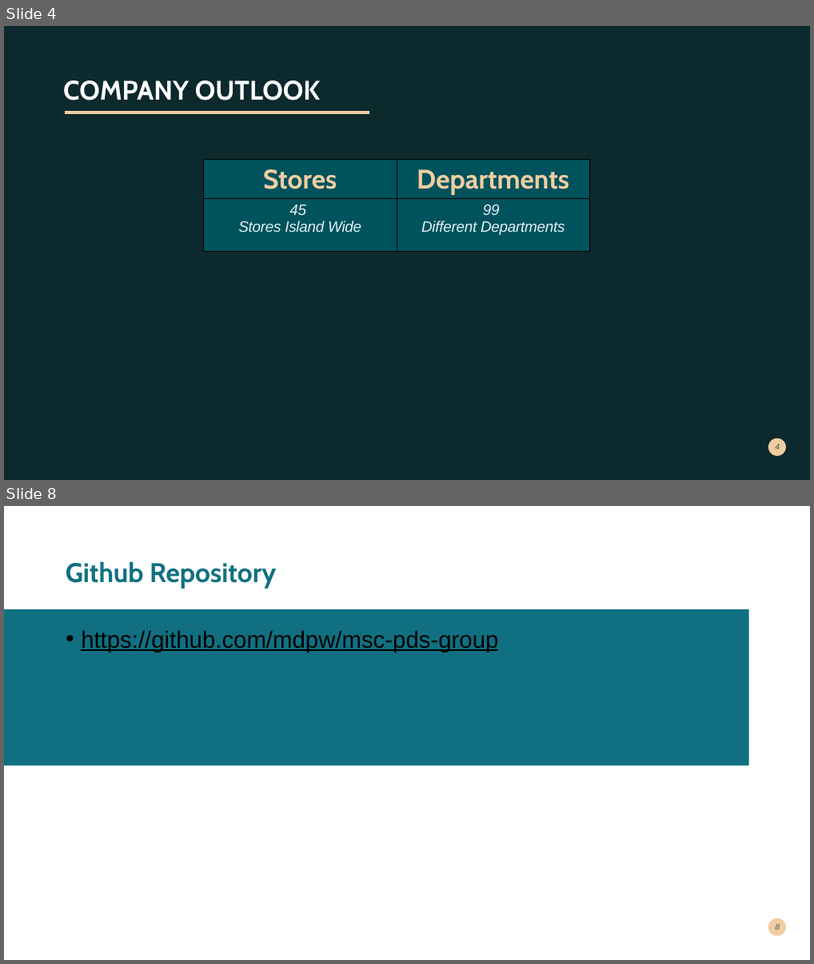
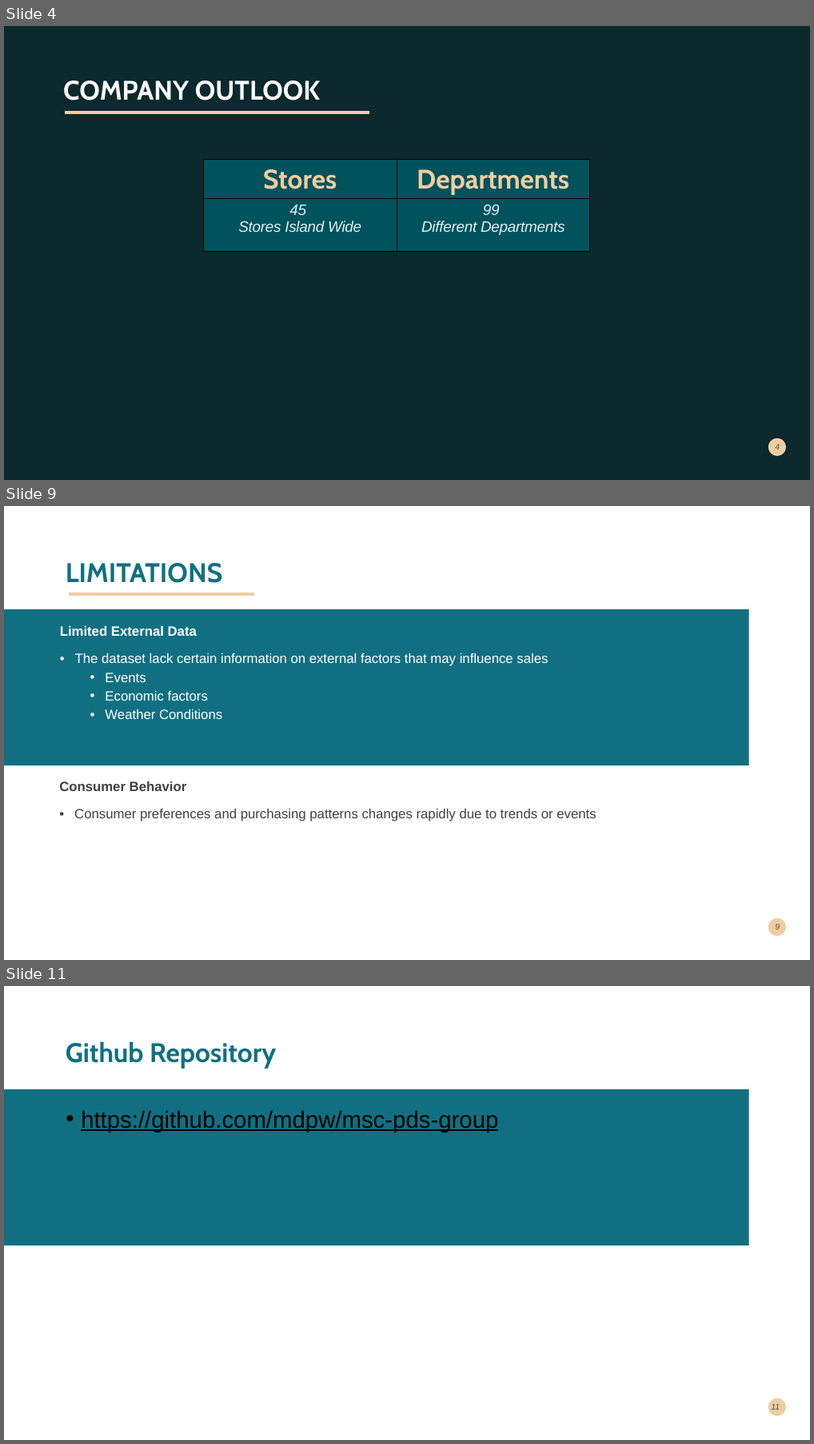
Before and after one commit to mdpw/msc-pds-group, a slide deck: presentation/monthly-sales-forecasting.pptx. Shown one above the other, each under a label of ours: slides 4 and 8 before the commit, slides 4, 9 and 11 after it; the slides between them are not shown. The pictures are 814x964 and 814x1444 pixels, drawn with LibreOffice and Linux fonts; fonts in the diff are those of the drawing; background and template pictures are left out; a plain dark background stands for a picture behind light text. Boxes give left, top, right and bottom in pixels: in the first picture for what was removed or moved away, otherwise in the second. Text is boxed around its words. In the diff, an @@ line names an element or a change of style, - is before the commit and + after.

```diff
--- a/presentation/monthly-sales-forecasting.pptx
+++ b/presentation/monthly-sales-forecasting.pptx
@@ slide 9 added at <box>4,506,810,960</box>, background #FFFFFF; not listed: 2 template elements that a slide beside it also shows @@
@@ title added at <box>66,563,222,583</box>, 32 pt, text #107082, bold @@
+LIMITATIONS
@@ freeform shape added at <box>69,594,254,594</box>, outline #F0CDA1 4.32 pt @@
@@ text added at <box>60,626,548,719</box>, 16 pt, text #FFFFFF @@
+Limited External Data
+• The dataset lack certain information on external factors that may influence sales
+  • Events
+  • Economic factors
+  • Weather Conditions
@@ text added at <box>59,781,596,821</box>, 16 pt, text #404040 @@
+Consumer Behavior
+• Consumer preferences and purchasing patterns changes rapidly due to trends or events
@@ page number added at <box>775,924,780,929</box>, 10 pt, text #00292E at 70% opacity, italic @@
+9
@@ what was slide 8 is now slide 11 @@
@@ page number at <box>771,1404,780,1409</box>: text changed @@
-8
+11
```
Also in this commit, not shown: 1 slide changed, 2 other slides added.
